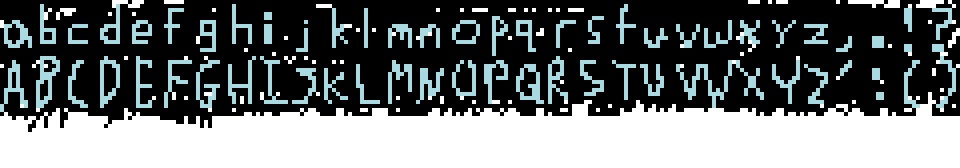
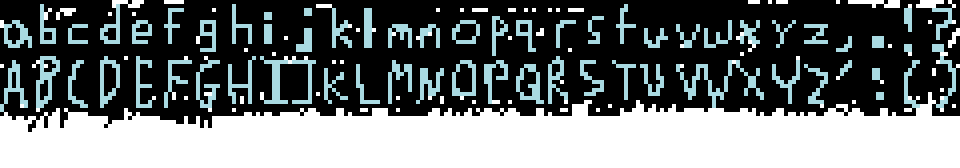
Comparing the layer stacks of the two (960, 168) images. Changes:
painted on "Background" over [268, 8, 468, 104]
